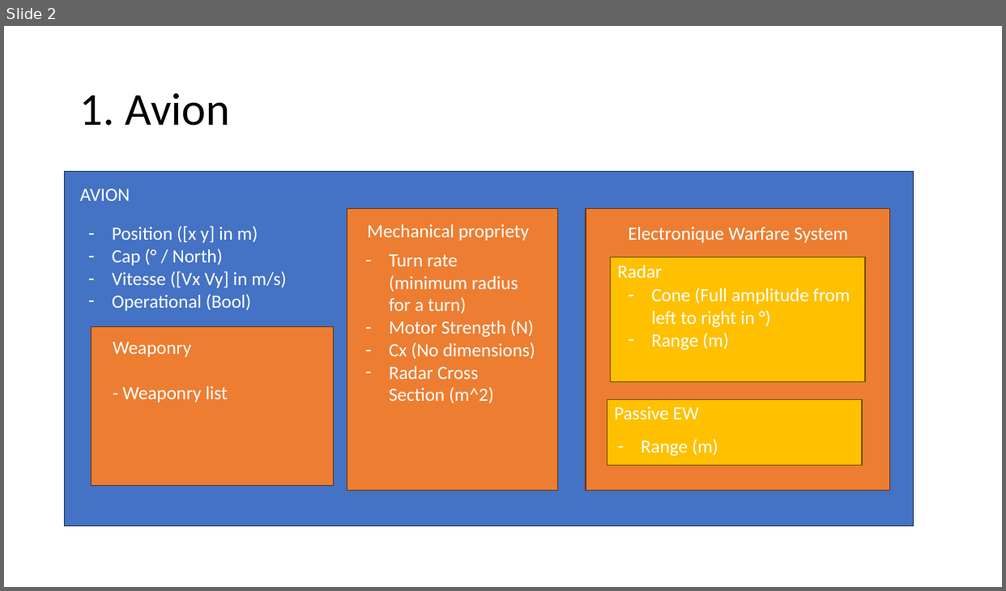
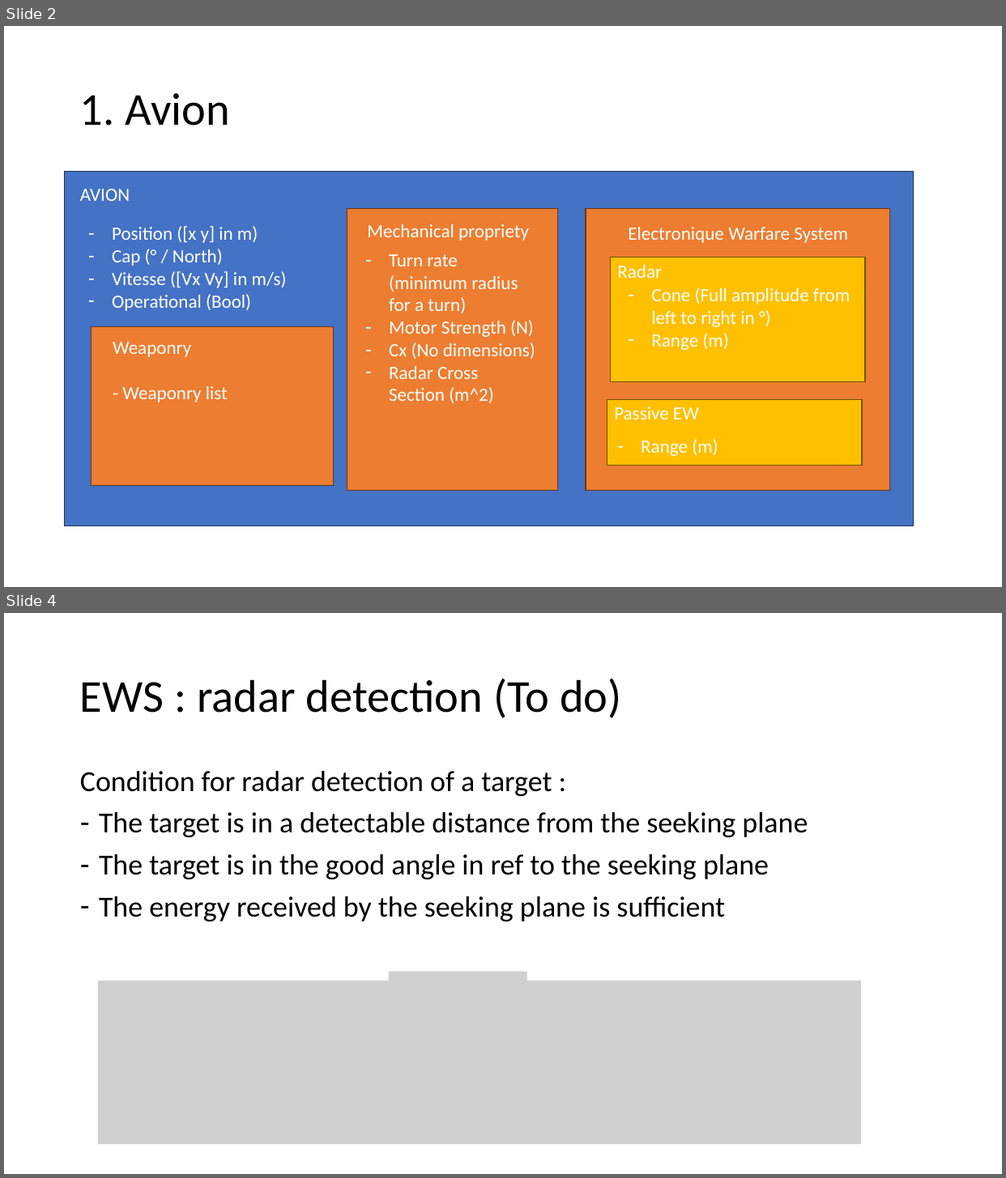
Before and after one commit to BERTINMorgan/ACSEW, a slide deck: 0_gestion/data_architectures.pptx. Shown one above the other, each under a label of ours: slide 2 before the commit, slides 2 and 4 after it; the slides between them are not shown. The pictures are 1006x591 and 1006x1178 pixels, drawn with LibreOffice and Linux fonts; fonts in the diff are those of the drawing; grey boxes stand for pictures. Boxes give left, top, right and bottom in pixels: in the first picture for what was removed or moved away, otherwise in the second. Text is boxed around its words. In the diff, an @@ line names an element or a change of style, - is before the commit and + after.

Commit message:
adding awacs and datalink, need corection for radar detection heading

```diff
--- a/0_gestion/data_architectures.pptx
+++ b/0_gestion/data_architectures.pptx
@@ slide 4 added at (4, 613, 1002, 1174), background #FFFFFF @@
@@ title added at (80, 679, 622, 718), 44 pt, text #000000 @@
+EWS : radar detection (To do)
@@ text added at (80, 771, 808, 922), 28 pt, text #000000 @@
+Condition for radar detection of a target :
+– The target is in a detectable distance from the seeking plane
+– The target is in the good angle in ref to the seeking plane
+– The energy received by the seeking plane is sufficient
@@ picture added at (389, 972, 527, 1020) @@
@@ picture added at (98, 981, 861, 1144) @@
```
Also in this commit, not shown: 3 other slides added, 6 other files.
